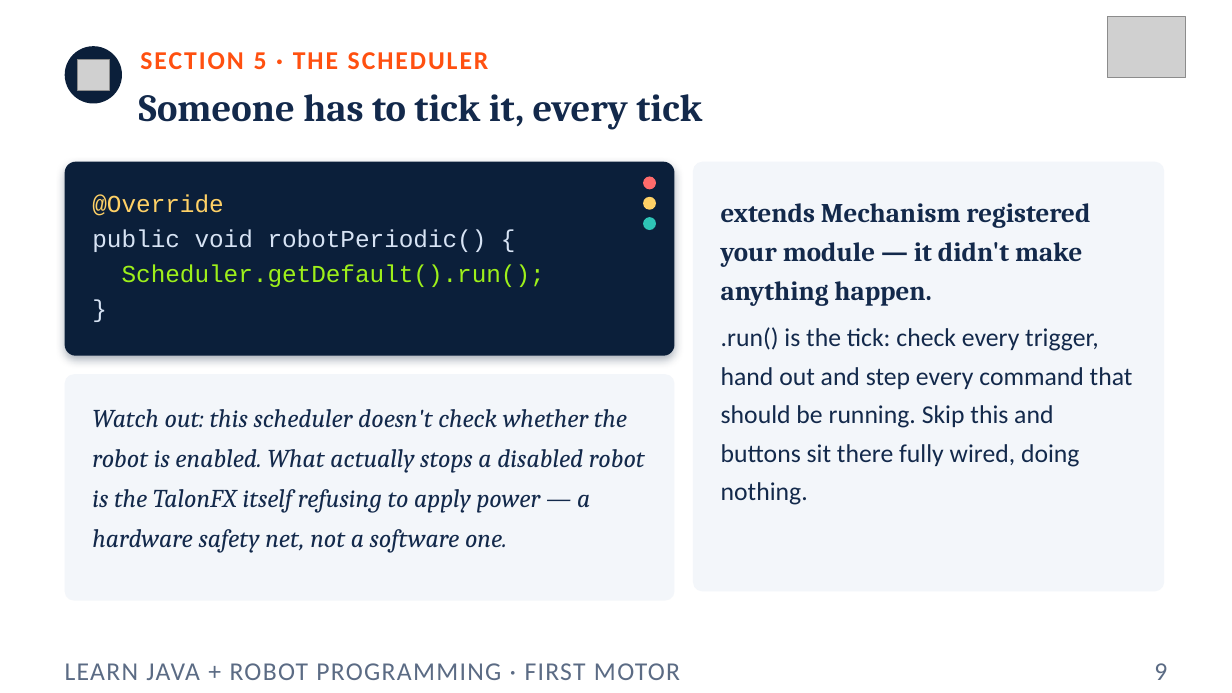
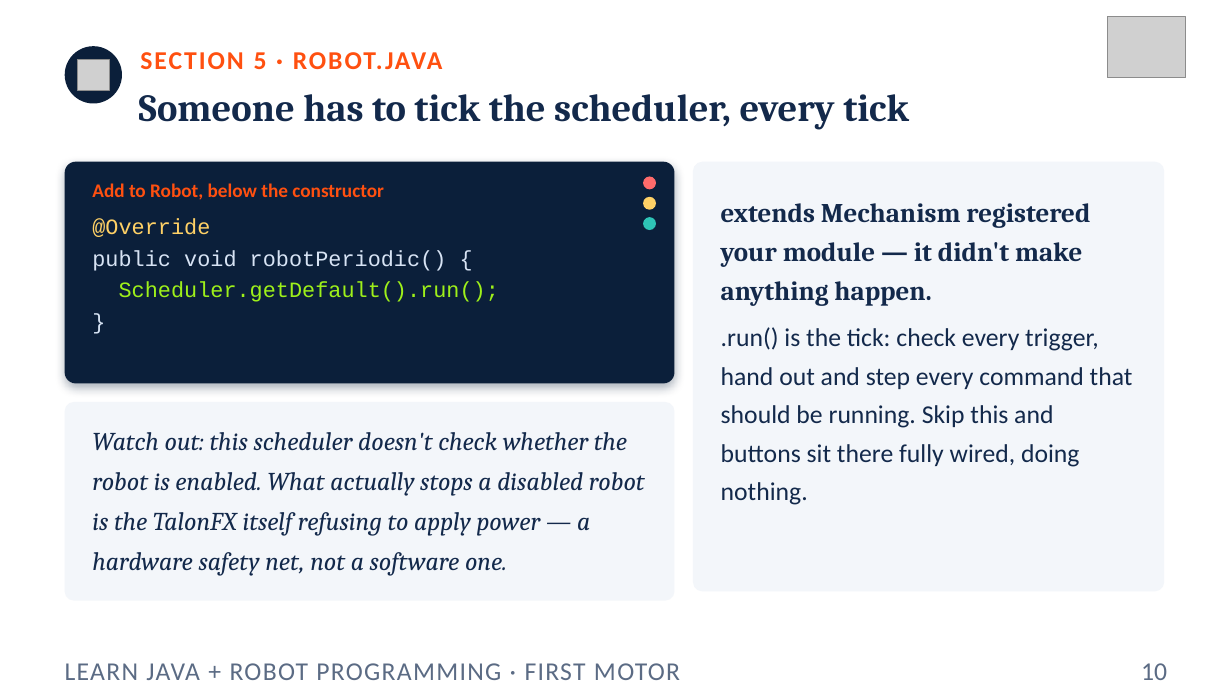
Before and after one commit to FRC5010/BasicRobotLessons, a slide deck: slide 10 of docs/presentations/v3/01-first-motor.pptx (slide 9 before the commit). Drawn at 1232x693 pixels with LibreOffice and Linux fonts; fonts in the diff are those of the drawing; grey boxes stand for pictures. Boxes give left, top, right and bottom in pixels: in the first picture for what was removed or moved away, otherwise in the second. Text is boxed around its words. In the diff, an @@ line names an element or a change of style, - is before the commit and + after.

```diff
--- a/docs/presentations/v3/01-first-motor.pptx
+++ b/docs/presentations/v3/01-first-motor.pptx
@@ text at <box>140,52,443,69</box>: text changed @@
-SECTION 5 · THE SCHEDULER
+SECTION 5 · ROBOT.JAVA
@@ text at <box>139,94,909,130</box>: text changed @@
-Someone has to tick it, every tick
+Someone has to tick the scheduler, every tick
@@ rounded rectangle at <box>65,162,675,384</box>: proportions changed @@
@@ rounded rectangle: place and size @@
-rounded rectangle at <box>65,162,675,356</box>
+rounded rectangle at <box>65,162,675,384</box>
@@ text "@Override": place and size @@
-text "@Override" at <box>92,194,545,287</box>
+text "@Override" at <box>92,219,499,302</box>
@@ text "@Override" at <box>92,219,499,302</box>: size 19 to 17 pt @@
@@ text added at <box>92,183,384,200</box>, 15 pt, text #FF5010, bold @@
+Add to Robot, below the constructor
@@ rounded rectangle: place and size @@
-rounded rectangle at <box>65,374,675,601</box>
+rounded rectangle at <box>65,402,675,601</box>
@@ rounded rectangle at <box>65,402,675,601</box>: proportions changed @@
@@ text "Watch out: this scheduler doesn't ...": place and size @@
-text "Watch out: this scheduler doesn't ..." at <box>92,409,645,553</box>
+text "Watch out: this scheduler doesn't ..." at <box>92,432,645,576</box>
@@ text at <box>1141,663,1167,680</box>: text changed @@
-9
+10
```
Also in this commit, not shown: 10 other slides changed, 1 slide added, 17 other files.
